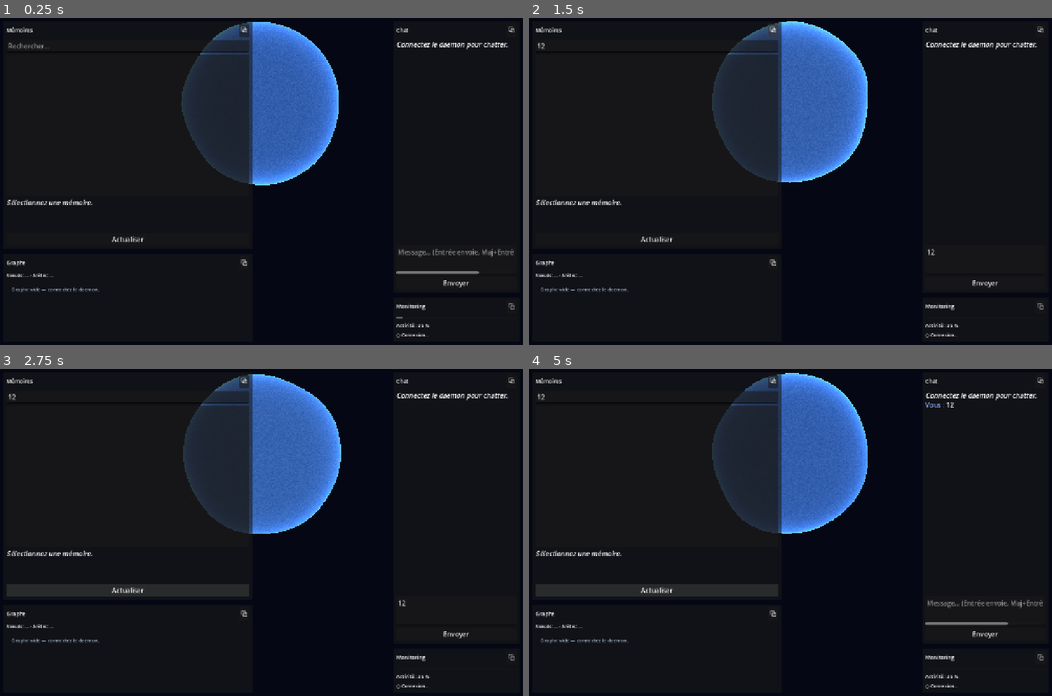
Above: before the commit, frames 1-4 (two rows, left to right).
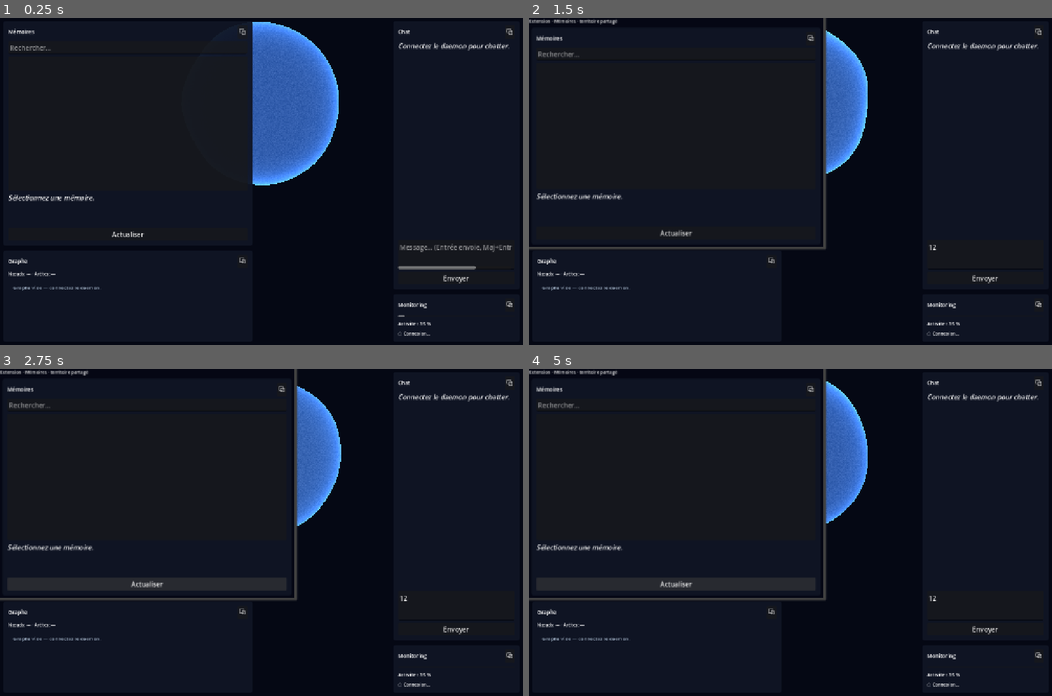
Above: after the commit, the same moments.

Repository: SovenLabs/orchestrateur
Game: Godot game, scene res://scenes/MainTerritory.tscn
The game is run twice, just before and just after one commit, with the same random seed, the same clock (stepped at 60 frames per second) and the same inputs.
Inputs (mouse positions are in pixels of both pictures, inside the frame that each line leads up to):
- Up to frame 1 (0.25 s): no input
- Up to frame 2 (1.5 s): click (654, 47) at 0.52 s; type "12" at 0.6 s; click (984, 259) at 0.75 s; type "12" at 0.83 s; click "⧉" at 1.25 s
- Up to frame 3 (2.75 s): click "Actualiser" at 2 s
- Up to frame 4 (5 s): click "Envoyer" at 2.75 s; click "⧉" at 3.5 s; click "Actualiser" at 4.25 s

The runs differ from the first frame. In frame 1, 3.9% of the frame differs, in the area x 1-99%, y 1-98%; in frame 2, 8.6%; in frame 3, 10%; in frame 4, 10%, in the area x 0-99%, y 0-98%.

Commit message:
Phase 18: multi-fenettrage territorial et broadcast daemon (v0.19.0)
- TerritoryHub Rust: sessions, subscriptions, broadcast filtre

- DaemonClient par fenetre Godot, WindowManager, ExtensionTerritory

- Reconnexion exponentielle, ping/pong, gate actions critiques main

- Doc Phase 18, protocole communication, bump 0.19.0

Diff:
--- a/territoire-graphique/godot-project/project.godot
+++ b/territoire-graphique/godot-project/project.godot
@@ -22,7 +22,8 @@
 
 [autoload]
 
-DaemonClient="*res://scripts/daemon_client.gd"
+WindowManager="*res://scripts/window_manager.gd"
+TerritoryTheme="*res://scripts/territory_theme.gd"
 
 [display]
 
--- /dev/null
+++ b/territoire-graphique/godot-project/scenes/ExtensionTerritory.tscn
@@ -0,0 +1,50 @@
+[gd_scene load_steps=3 format=3 uid="uid://extension_territory_p18"]
+
+[ext_resource type="Script" path="res://scripts/extension_territory.gd" id="1_ext"]
+[ext_resource type="Script" path="res://scripts/daemon_client.gd" id="2_daemon"]
+
+[node name="ExtensionTerritory" type="Control"]
+layout_mode = 3
+anchors_preset = 15
+anchor_right = 1.0
+anchor_bottom = 1.0
+grow_horizontal = 2
+grow_vertical = 2
+script = ExtResource("1_ext")
+
+[node name="Background" type="ColorRect" parent="."]
+layout_mode = 1
+anchors_preset = 15
+anchor_right = 1.0
+anchor_bottom = 1.0
+grow_horizontal = 2
+grow_vertical = 2
+mouse_filter = 2
+color = Color(0.02, 0.03, 0.08, 1)
+
+[node name="VBox" type="VBoxContainer" parent="."]
+layout_mode = 1
+anchors_preset = 15
+anchor_right = 1.0
+anchor_bottom = 1.0
+grow_horizontal = 2
+grow_vertical = 2
+theme_override_constants/separation = 4
+
+[node name="StatusLabel" type="Label" parent="VBox"]
+unique_name_in_owner = true
+layout_mode = 2
+theme_override_font_sizes/font_size = 11
+text = "Extension du territoire…"
+
+[node name="PanelSlot" type="MarginContainer" parent="VBox"]
+unique_name_in_owner = true
+layout_mode = 2
+size_flags_vertical = 3
+theme_override_constants/margin_left = 6
+theme_override_constants/margin_top = 4
+theme_override_constants/margin_right = 6
+theme_override_constants/margin_bottom = 6
+
+[node name="DaemonClient" type="Node" parent="."]
+script = ExtResource("2_daemon")
--- a/territoire-graphique/godot-project/scenes/MainTerritory.tscn
+++ b/territoire-graphique/godot-project/scenes/MainTerritory.tscn
@@ -1,6 +1,7 @@
-[gd_scene load_steps=9 format=3 uid="uid://main_territory_p17"]
+[gd_scene load_steps=10 format=3 uid="uid://main_territory_p17"]
 
 [ext_resource type="Script" path="res://scripts/main.gd" id="1_main"]
+[ext_resource type="Script" path="res://scripts/daemon_client.gd" id="9_daemon"]
 [ext_resource type="Script" path="res://scripts/territory_manager.gd" id="2_manager"]
 [ext_resource type="Script" path="res://scripts/dock_layout.gd" id="3_layout"]
 [ext_resource type="PackedScene" uid="uid://brain_sphere_p17" path="res://scenes/BrainSphere.tscn" id="4_brain"]
@@ -99,3 +100,6 @@
 unique_name_in_owner = true
 layout_mode = 2
 size_flags_vertical = 3
+
+[node name="DaemonClient" type="Node" parent="."]
+script = ExtResource("9_daemon")
--- a/territoire-graphique/godot-project/scripts/chat_panel.gd
+++ b/territoire-graphique/godot-project/scripts/chat_panel.gd
@@ -1,20 +1,25 @@
 class_name ChatPanel
 extends DockPanel
-## Panneau Chat — envoi/réception via WebSocket.
+## Panneau Chat — envoi/réception via WebSocket (fenêtre locale).
 
 @onready var _input: TextEdit = %ChatInput
 @onready var _reply: RichTextLabel = %ChatReply
 @onready var _send_btn: Button = %SendButton
 
+var _daemon: DaemonClient
 var _pending_rid := ""
 
 
 func _ready() -> void:
+	panel_id = "chat"
 	panel_title = "Chat"
 	super._ready()
+	_daemon = DaemonClient.resolve(self)
 	_send_btn.pressed.connect(_on_send)
 	_input.gui_input.connect(_on_input_gui)
-	DaemonClient.command_completed.connect(_on_command_completed)
+	if _daemon:
+		_daemon.command_completed.connect(_on_command_completed)
+		_daemon.broadcast_received.connect(_on_broadcast)
 
 
 func _on_input_gui(event: InputEvent) -> void:
@@ -26,18 +31,30 @@
 
 
 func _on_send() -> void:
+	if not _daemon:
+		return
 	var text := _input.text.strip_edges()
 	if text.is_empty():
 		return
 	_reply.append_text("\n[color=#88aaff]Vous :[/color] %s\n" % text)
 	_input.text = ""
-	_pending_rid = DaemonClient.execute_chat(text)
+	_pending_rid = _daemon.execute_chat(text)
 
 
 func _on_command_completed(request_id: String, response: Dictionary) -> void:
 	if request_id != _pending_rid:
 		return
 	_pending_rid = ""
+	_append_reply(response)
+
+
+func _on_broadcast(event: String, payload: Dictionary, _source: String) -> void:
+	if event != "chat_reply":
+		return
+	_append_reply({"response": "ChatReply", "payload": payload})
+
+
+func _append_reply(response: Dictionary) -> void:
 	var kind: String = str(response.get("response", ""))
 	if kind == "ChatReply":
 		var reply: String = str(response.get("payload", {}).get("reply", ""))
--- a/territoire-graphique/godot-project/scripts/daemon_client.gd
+++ b/territoire-graphique/godot-project/scripts/daemon_client.gd
@@ -1,14 +1,22 @@
 extends Node
-## Client WebSocket Option B — hub Command/Response pour tous les panneaux.
+class_name DaemonClient
+## Client WebSocket par fenêtre — hub Command/Response + broadcast territorial.
 
 signal activity_changed(intensity: float)
 signal connection_state_changed(connected: bool, detail: String)
 signal command_completed(request_id: String, response: Dictionary)
 signal brain_pulse_requested(boost: float, duration: float)
+signal broadcast_received(event: String, payload: Dictionary, source_session_id: String)
 
 const WS_URL := "ws://127.0.0.1:28790/ws"
 const HEALTH_URL := "http://127.0.0.1:28790/health"
 const POLL_SECS := 2.0
+const PING_SECS := 25.0
+const RECONNECT_BASE := 1.0
+const RECONNECT_MAX := 30.0
+
+var session_id := ""
+var territory_session_id := ""
 
 var _peer := WebSocketPeer.new()
 var _http := HTTPRequest.new()
@@ -17,10 +25,15 @@
 var _request_id := 0
 var _pending_health := false
 var _poll_timer := 0.0
+var _ping_timer := 0.0
 var _fallback_elapsed := 0.0
 var _use_fallback := false
 var _token := "dev"
-var _reconnect_cooldown := 0.0
+var _reconnect_delay := RECONNECT_BASE
+var _reconnect_timer := 0.0
+var _window_kind := "main"
+var _panels: Array = []
+var _ping_nonce := 0
 
 
 func _ready() -> void:
@@ -29,11 +42,29 @@
 		_token = "dev"
 	_http.request_completed.connect(_on_http_health)
 	add_child(_http)
+	add_to_group("territory_daemon")
 	_connect_ws()
+
+
+static func resolve(from: Node) -> DaemonClient:
+	if not from:
+		return null
+	return from.get_tree().get_first_node_in_group("territory_daemon") as DaemonClient
+
+
+func configure_window(kind: String, panels: Array) -> void:
+	_window_kind = kind
+	_panels = panels.duplicate()
+	if _authenticated:
+		_send_connect()
 
 
 func is_ready() -> bool:
 	return _authenticated and not _use_fallback
+
+
+func is_main_window() -> bool:
+	return _window_kind == "main"
 
 
 func execute(command: Dictionary) -> String:
@@ -51,7 +82,8 @@
 
 
 func execute_chat(message: String) -> String:
-	brain_pulse_requested.emit(0.35, 0.4)
+	if is_main_window():
+		brain_pulse_requested.emit(0.35, 0.4)
 	return execute({"command": "Chat", "payload": {"message": message}})
 
 
@@ -77,28 +109,30 @@
 func _connect_ws() -> void:
 	var err := _peer.connect_to_url(WS_URL)
 	if err != OK:
-		_enable_fallback("WebSocket indisponible (%s)" % error_string(err))
+		_schedule_reconnect("WebSocket indisponible (%s)" % error_string(err))
 		return
 	_use_fallback = false
-
-
-func _enable_fallback(reason: String) -> void:
+	_reconnect_timer = 0.0
+
+
+func _schedule_reconnect(reason: String) -> void:
 	_use_fallback = true
 	_connected = false
 	_authenticated = false
 	connection_state_changed.emit(false, reason)
+	_reconnect_timer = _reconnect_delay
+	_reconnect_delay = minf(_reconnect_delay * 2.0, RECONNECT_MAX)
 
 
 func _process(delta: float) -> void:
 	_fallback_elapsed += delta
+
 	if _use_fallback:
 		_poll_http_health()
 		activity_changed.emit(ActivityMapper.fallback_idle(_fallback_elapsed))
-		_reconnect_cooldown -= delta
-		if _reconnect_cooldown <= 0.0:
-			_reconnect_cooldown = 5.0
+		_reconnect_timer -= delta
+		if _reconnect_timer <= 0.0:
 			_peer = WebSocketPeer.new()
-			_use_fallback = false
 			_connect_ws()
 		return
 
@@ -108,27 +142,61 @@
 		WebSocketPeer.STATE_OPEN:
 			if not _connected:
 				_connected = true
+				_reconnect_delay = RECONNECT_BASE
 				_send_connect()
 			while _peer.get_available_packet_count() > 0:
 				_handle_packet(_peer.get_packet().get_string_from_utf8())
 			_poll_timer += delta
+			_ping_timer += delta
 			if _authenticated and _poll_timer >= POLL_SECS:
 				_poll_timer = 0.0
 				_request_health()
+			if _authenticated and _ping_timer >= PING_SECS:
+				_ping_timer = 0.0
+				_send_ping()
 		WebSocketPeer.STATE_CLOSING, WebSocketPeer.STATE_CLOSED:
 			if _connected:
-				_enable_fallback("Connexion WS fermée")
-			elif _reconnect_cooldown <= 0.0:
-				_enable_fallback("Daemon non joignable")
-				_reconnect_cooldown = 5.0
-				_peer = WebSocketPeer.new()
-				_connect_ws()
-	if _reconnect_cooldown > 0.0:
-		_reconnect_cooldown -= delta
+				_schedule_reconnect("Connexion WS fermée")
+			else:
+				_schedule_reconnect("Daemon non joignable")
+			_peer = WebSocketPeer.new()
 
 
 func _send_connect() -> void:
-	_peer.send_text(JSON.stringify({"type": "connect", "token": _token}))
+	var payload := {
+		"type": "connect",
+		"token": _token,
+		"client": {
+			"window_kind": _window_kind,
+			"panels": _panels,
+			"subscriptions": _default_subscriptions(),
+		},
+	}
+	_peer.send_text(JSON.stringify(payload))
+
+
+func _default_subscriptions() -> Array:
+	if _window_kind == "main":
+		return ["activity", "memories", "graph", "chat", "brain_pulse"]
+	var subs: Array = ["activity"]
+	for panel_id in _panels:
+		match str(panel_id):
+			"chat":
+				subs.append("chat")
+				subs.append("memories")
+			"memory":
+				subs.append("memories")
+			"graph":
+				subs.append("graph")
+				subs.append("memories")
+			"monitoring":
+				subs.append("activity")
+	return subs
+
+
+func _send_ping() -> void:
+	_ping_nonce += 1
+	_peer.send_text(JSON.stringify({"type": "ping", "nonce": _ping_nonce}))
 
 
 func _request_health() -> void:
@@ -142,14 +210,53 @@
 	match data.get("type", ""):
 		"connect_ok":
 			_authenticated = true
-			connection_state_changed.emit(true, "Connecté v%s" % data.get("version", "?"))
-			_request_health()
-			execute_list()
-			execute_graph()
+			session_id = str(data.get("session_id", ""))
+			territory_session_id = str(data.get("territory_session_id", ""))
+			connection_state_changed.emit(
+				true,
+				"Connecté v%s · %s" % [data.get("version", "?"), session_id.substr(0, 8)]
+			)
+			_bootstrap_data()
 		"result":
 			_dispatch_result(data)
+		"broadcast":
+			_handle_broadcast(data)
+		"pong":
+			pass
 		"error":
 			push_warning("Daemon: %s" % data.get("message", "erreur"))
+
+
+func _bootstrap_data() -> void:
+	_request_health()
+	if _window_kind == "main" or "memory" in _panels:
+		execute_list()
+	if _window_kind == "main" or "graph" in _panels:
+		execute_graph()
+
+
+func _handle_broadcast(data: Dictionary) -> void:
+	var event := str(data.get("event", ""))
+	var payload: Dictionary = data.get("payload", {})
+	var source := str(data.get("source_session_id", ""))
+	if source == session_id:
+		return
+	broadcast_received.emit(event, payload, source)
+	match event:
+		"memories_changed":
+			if _window_kind == "main" or "memory" in _panels:
+				execute_list()
+		"graph_changed":
+			if _window_kind == "main" or "graph" in _panels:
+				execute_graph()
+		"brain_pulse":
+			if is_main_window():
+				brain_pulse_requested.emit(
+					float(payload.get("boost", 0.4)),
+					float(payload.get("duration", 0.5)),
+				)
+		"chat_reply":
+			pass
 
 
 func _dispatch_result(data: Dictionary) -> void:
@@ -169,15 +276,21 @@
 		activity_changed.emit(intensity)
 
 	if kind == "ChatReply":
-		brain_pulse_requested.emit(0.5, 0.6)
-		var reply: String = str(response.get("payload", {}).get("reply", ""))
+		if is_main_window():
+			brain_pulse_requested.emit(0.5, 0.6)
 		if response.get("payload", {}).get("auto_assimilated"):
+			if _window_kind == "main" or "memory" in _panels:
+				execute_list()
+			if _window_kind == "main" or "graph" in _panels:
+				execute_graph()
+
+	if kind == "Assimilated":
+		if is_main_window():
+			brain_pulse_requested.emit(0.45, 0.5)
+		if _window_kind == "main" or "memory" in _panels:
 			execute_list()
-
-	if kind == "Assimilated":
-		brain_pulse_requested.emit(0.45, 0.5)
-		execute_list()
-		execute_graph()
+		if _window_kind == "main" or "graph" in _panels:
+			execute_graph()
 
 	command_completed.emit(rid, response)
 
--- a/territoire-graphique/godot-project/scripts/dock_panel.gd
+++ b/territoire-graphique/godot-project/scripts/dock_panel.gd
@@ -1,10 +1,11 @@
 class_name DockPanel
 extends PanelContainer
-## Panneau dockable de base — titre + signal détachement (Phase 18).
+## Panneau dockable — titre, détachement Phase 18.
 
 signal detach_requested
 
 @export var panel_title := "Panneau"
+@export var panel_id := ""
 
 @onready var _title_label: Label = %TitleLabel
 @onready var _detach_btn: Button = %DetachButton
@@ -15,7 +16,16 @@
 		_title_label.text = panel_title
 	if _detach_btn:
 		_detach_btn.pressed.connect(_on_detach_pressed)
+	TerritoryTheme.apply_to(self)
+
+
+func get_panel_id() -> String:
+	return panel_id
 
 
 func _on_detach_pressed() -> void:
+	if panel_id.is_empty():
+		push_warning("panel_id non défini — détachement impossible")
+		return
 	detach_requested.emit()
+	WindowManager.open_extension(panel_id)
--- /dev/null
+++ b/territoire-graphique/godot-project/scripts/extension_territory.gd
@@ -0,0 +1,40 @@
+extends Control
+class_name ExtensionTerritory
+## Fenêtre d'extension du territoire — panneau unique, pas de Boule.
+
+@onready var _daemon: DaemonClient = $DaemonClient
+@onready var _slot: MarginContainer = %PanelSlot
+@onready var _status: Label = %StatusLabel
+
+var panel_id := ""
+
+
+func configure(id: String) -> void:
+	panel_id = id
+
+
+func _ready() -> void:
+	TerritoryTheme.apply_to(self)
+	call_deferred("_mount")
+
+
+func _mount() -> void:
+	if panel_id.is_empty():
+		_status.text = "Extension sans panneau"
+		return
+	var scene_path := PanelRegistry.scene_for(panel_id)
+	if scene_path.is_empty():
+		_status.text = "Panneau inconnu : %s" % panel_id
+		return
+
+	var packed: PackedScene = load(scene_path)
+	if not packed:
+		_status.text = "Scène introuvable"
+		return
+
+	var panel: Control = packed.instantiate()
+	_slot.add_child(panel)
+	_status.text = "Extension · %s · territoire partagé" % PanelRegistry.title_for(panel_id)
+
+	if _daemon:
+		_daemon.configure_window("extension", [panel_id])
--- a/territoire-graphique/godot-project/scripts/graph_panel.gd
+++ b/territoire-graphique/godot-project/scripts/graph_panel.gd
@@ -1,30 +1,41 @@
 class_name GraphPanel
 extends DockPanel
-## Panneau Graphe — hubs via force-directed-graph addon.
+## Panneau Graphe — hubs force-directed.
 
 signal hub_selected(memory_id: String)
 
 @onready var _graph: ForceGraph = %ForceGraph
 @onready var _stats: Label = %GraphStats
 
+var _daemon: DaemonClient
 var _pending_rid := ""
 
 
 func _ready() -> void:
+	panel_id = "graph"
 	panel_title = "Graphe"
 	super._ready()
+	_daemon = DaemonClient.resolve(self)
 	if _graph:
 		_graph.node_clicked.connect(_on_node_clicked)
-	DaemonClient.command_completed.connect(_on_command_completed)
+	if _daemon:
+		_daemon.command_completed.connect(_on_command_completed)
+		_daemon.broadcast_received.connect(_on_broadcast)
 
 
 func refresh_graph() -> void:
-	_pending_rid = DaemonClient.execute_graph()
+	if _daemon:
+		_pending_rid = _daemon.execute_graph()
 
 
 func highlight_memory(memory_id: String) -> void:
 	if _graph:
 		_graph.highlight_memory(memory_id)
+
+
+func _on_broadcast(event: String, _payload: Dictionary, _source: String) -> void:
+	if event == "graph_changed":
+		refresh_graph()
 
 
 func _on_command_completed(request_id: String, response: Dictionary) -> void:
--- a/territoire-graphique/godot-project/scripts/main.gd
+++ b/territoire-graphique/godot-project/scripts/main.gd
@@ -1,2 +1,10 @@
 extends Node3D
-## Scène principale — Territoire Graphique Phase 17.
+## Fenêtre principale — seule scène autorisée à héberger la Boule de Pixels.
+
+@onready var _daemon: DaemonClient = $DaemonClient
+
+
+func _ready() -> void:
+	WindowManager.register_main(self)
+	if _daemon:
+		_daemon.configure_window("main", ["chat", "memory", "graph", "monitoring"])
--- a/territoire-graphique/godot-project/scripts/memory_list_panel.gd
+++ b/territoire-graphique/godot-project/scripts/memory_list_panel.gd
@@ -9,6 +9,7 @@
 @onready var _detail: RichTextLabel = %MemoryDetail
 @onready var _refresh_btn: Button = %RefreshButton
 
+var _daemon: DaemonClient
 var _items: Array = []
 var _pending_list_rid := ""
 var _pending_detail_rid := ""
@@ -16,25 +17,33 @@
 
 
 func _ready() -> void:
+	panel_id = "memory"
 	panel_title = "Mémoires"
 	super._ready()
+	_daemon = DaemonClient.resolve(self)
 	_list.item_selected.connect(_on_item_selected)
 	_refresh_btn.pressed.connect(_refresh_list)
 	_search.text_submitted.connect(_on_search)
-	DaemonClient.command_completed.connect(_on_command_completed)
-	DaemonClient.connection_state_changed.connect(func(c, _d): if c: _refresh_list())
+	if _daemon:
+		_daemon.command_completed.connect(_on_command_completed)
+		_daemon.connection_state_changed.connect(func(c, _d): if c: _refresh_list())
+		_daemon.broadcast_received.connect(_on_broadcast)
 
 
 func _refresh_list() -> void:
-	_pending_list_rid = DaemonClient.execute_list(_search.text.strip_edges())
+	if not _daemon:
+		return
+	_pending_list_rid = _daemon.execute_list(_search.text.strip_edges())
 
 
 func _on_search(_text: String) -> void:
+	if not _daemon:
+		return
 	var q := _search.text.strip_edges()
 	if q.is_empty():
 		_refresh_list()
 	else:
-		_pending_list_rid = DaemonClient.execute_search(q)
+		_pending_list_rid = _daemon.execute_search(q)
 
 
 func focus_memory(memory_id: String) -> void:
@@ -43,7 +52,8 @@
 			_list.select(idx)
 			_on_item_selected(idx)
 			return
-	_pending_detail_rid = DaemonClient.execute_get_memory(memory_id)
+	if _daemon:
+		_pending_detail_rid = _daemon.execute_get_memory(memory_id)
 	memory_selected.emit(memory_id)
 
 
@@ -52,7 +62,13 @@
 		return
 	var mem_id: String = _id_by_row[index]
 	memory_selected.emit(mem_id)
-	_pending_detail_rid = DaemonClient.execute_get_memory(mem_id)
+	if _daemon:
+		_pending_detail_rid = _daemon.execute_get_memory(mem_id)
+
+
+func _on_broadcast(event: String, _payload: Dictionary, _source: String) -> void:
+	if event == "memories_changed":
+		_refresh_list()
 
 
 func _on_command_completed(request_id: String, response: Dictionary) -> void:
--- a/territoire-graphique/godot-project/scripts/monitoring_panel.gd
+++ b/territoire-graphique/godot-project/scripts/monitoring_panel.gd
@@ -1,6 +1,6 @@
 class_name MonitoringPanel
 extends DockPanel
-## Panneau Monitoring — barre lissée + statut connexion.
+## Panneau Monitoring — activité et connexion.
 
 @onready var _bar: ProgressBar = %ActivityBar
 @onready var _label: Label = %ActivityLabel
@@ -10,6 +10,7 @@
 
 
 func _ready() -> void:
+	panel_id = "monitoring"
 	panel_title = "Monitoring"
 	super._ready()
 
--- /dev/null
+++ b/territoire-graphique/godot-project/scripts/panel_registry.gd
@@ -0,0 +1,25 @@
+extends RefCounted
+class_name PanelRegistry
+## Registre des panneaux détachables — scènes et métadonnées.
+
+const PANEL_SCENES := {
+	"chat": "res://scenes/ChatPanel.tscn",
+	"memory": "res://scenes/MemoryListPanel.tscn",
+	"graph": "res://scenes/GraphPanel.tscn",
+	"monitoring": "res://scenes/MonitoringPanel.tscn",
+}
+
+const PANEL_TITLES := {
+	"chat": "Chat",
+	"memory": "Mémoires",
+	"graph": "Graphe",
+	"monitoring": "Monitoring",
+}
+
+
+static func scene_for(panel_id: String) -> String:
+	return PANEL_SCENES.get(panel_id, "")
+
+
+static func title_for(panel_id: String) -> String:
+	return PANEL_TITLES.get(panel_id, "Extension")
--- a/territoire-graphique/godot-project/scripts/territory_manager.gd
+++ b/territoire-graphique/godot-project/scripts/territory_manager.gd
@@ -1,6 +1,6 @@
 extends Node
 class_name TerritoryManager
-## Hub central — panneaux, boule, layout docking.
+## Hub fenêtre principale — boule, panneaux, signaux daemon locaux.
 
 @export var brain_sphere: BrainSphere
 @export var monitoring_panel: MonitoringPanel
@@ -9,18 +9,30 @@
 @export var graph_panel: GraphPanel
 @export var dock_layout: DockLayout
 
+var _daemon: DaemonClient
+
 
 func _ready() -> void:
+	_daemon = DaemonClient.resolve(self)
 	if dock_layout:
 		dock_layout.restore()
 
-	DaemonClient.activity_changed.connect(_on_activity_changed)
-	DaemonClient.brain_pulse_requested.connect(_on_brain_pulse)
-	DaemonClient.connection_state_changed.connect(_on_connection_state)
+	if _daemon:
+		_daemon.activity_changed.connect(_on_activity_changed)
+		_daemon.brain_pulse_requested.connect(_on_brain_pulse)
+		_daemon.connection_state_changed.connect(_on_connection_state)
 
 	if memory_list_panel and graph_panel:
 		memory_list_panel.memory_selected.connect(graph_panel.highlight_memory)
 		graph_panel.hub_selected.connect(memory_list_panel.focus_memory)
+
+	_wire_panels()
+
+
+func _wire_panels() -> void:
+	for panel in [chat_panel, memory_list_panel, graph_panel, monitoring_panel]:
+		if panel and panel is DockPanel:
+			pass
 
 
 func _exit_tree() -> void:
--- /dev/null
+++ b/territoire-graphique/godot-project/scripts/territory_theme.gd
@@ -0,0 +1,35 @@
+extends Node
+## Thème centralisé — cohérence visuelle entre fenêtres principale et extensions.
+
+const BG_COLOR := Color(0.04, 0.06, 0.11, 0.92)
+const PANEL_BG := Color(0.06, 0.08, 0.14, 0.95)
+const ACCENT := Color(0.55, 0.82, 1.0)
+const TEXT_MUTED := Color(0.65, 0.72, 0.8)
+const FONT_SIZE_TITLE := 13
+const FONT_SIZE_BODY := 12
+
+
+func _ready() -> void:
+	_apply_root_theme(get_tree().root)
+
+
+func apply_to(node: Node) -> void:
+	if not node:
+		return
+	if node is CanvasItem:
+		(node as CanvasItem).modulate = Color.WHITE
+	if node is Control:
+		var ctrl := node as Control
+		if ctrl is PanelContainer:
+			var style := StyleBoxFlat.new()
+			style.bg_color = PANEL_BG
+			style.set_corner_radius_all(6)
+			style.set_content_margin_all(4)
+			ctrl.add_theme_stylebox_override("panel", style)
+
+
+func _apply_root_theme(root: Node) -> void:
+	if root is Window:
+		var win := root as Window
+		if win.transparent_bg:
+			return
--- /dev/null
+++ b/territoire-graphique/godot-project/scripts/window_manager.gd
@@ -0,0 +1,53 @@
+extends Node
+## Gestionnaire multi-fenêtrage — une Boule, extensions détachables.
+
+const EXTENSION_SCENE := preload("res://scenes/ExtensionTerritory.tscn")
+
+var main_window: Window = null
+var _extensions: Dictionary = {}
+
+
+func register_main(root: Node) -> void:
+	var win := root.get_window()
+	if main_window and is_instance_valid(main_window):
+		push_warning("Fenêtre principale déjà enregistrée")
+		return
+	main_window = win
+	if win:
+		win.title = "Territoire Graphique — Cortex"
+
+
+func open_extension(panel_id: String) -> void:
+	if panel_id.is_empty():
+		return
+	if _extensions.has(panel_id):
+		var existing: Window = _extensions[panel_id]
+		if is_instance_valid(existing):
+			existing.grab_focus()
+			return
+		_extensions.erase(panel_id)
+
+	var win := Window.new()
+	win.title = "Territoire — %s" % PanelRegistry.title_for(panel_id)
+	win.size = Vector2i(720, 560)
+	win.min_size = Vector2i(420, 320)
+	win.close_requested.connect(_on_extension_close_requested.bind(panel_id))
+
+	var content: ExtensionTerritory = EXTENSION_SCENE.instantiate()
+	content.configure(panel_id)
+	win.add_child(content)
+	get_tree().root.add_child(win)
+	TerritoryTheme.apply_to(content)
+	win.show()
+	_extensions[panel_id] = win
+
+
+func is_extension_open(panel_id: String) -> bool:
+	return _extensions.has(panel_id) and is_instance_valid(_extensions[panel_id])
+
+
+func _on_extension_close_requested(panel_id: String) -> void:
+	var win: Window = _extensions.get(panel_id)
+	if win and is_instance_valid(win):
+		win.queue_free()
+	_extensions.erase(panel_id)
Not shown, changed: crates/cli/src/main.rs
Not shown, added: crates/orchestrator/src/daemon/hub.rs
Not shown, changed: crates/orchestrator/src/daemon/mod.rs
Not shown, changed: crates/orchestrator/src/daemon/protocol.rs
Not shown, changed: crates/orchestrator/src/daemon/server.rs
Not shown, changed: crates/orchestrator/tests/daemon_integration.rs
Not shown, added: docs/Phase_18_Multi_fenetrage.md
Not shown, changed: territoire-graphique/communication.md
